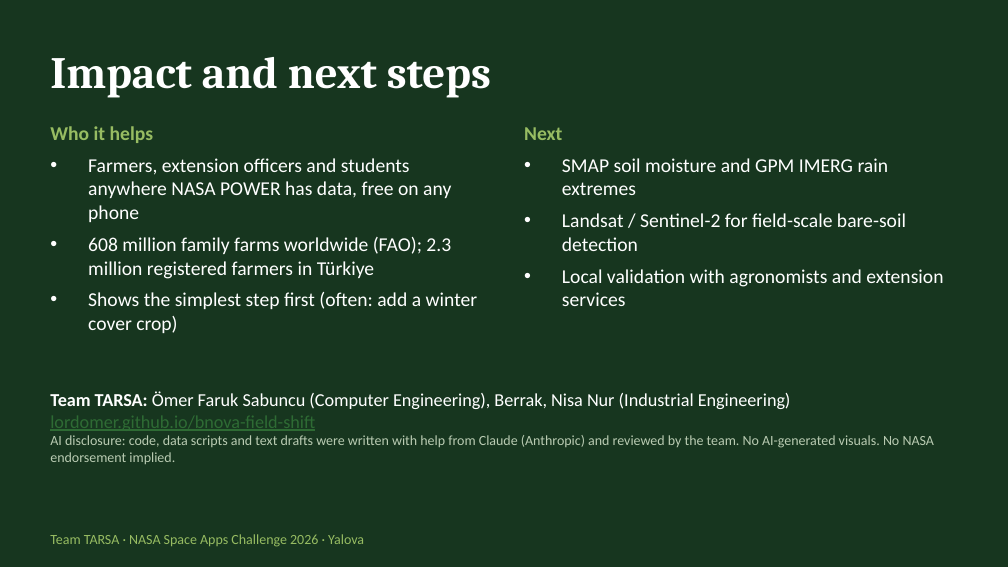
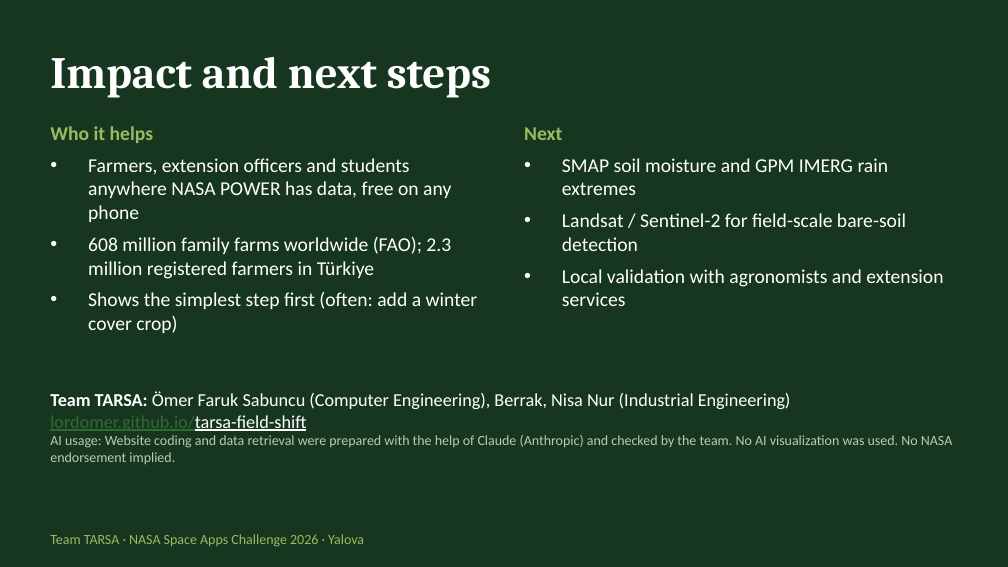
Before and after one commit to LordOmer/bnova-field-shift, a slide deck: slide 7 of presentation/FieldShift_TARSA_Pitch.pptx. Drawn at 1008x567 pixels with LibreOffice and Linux fonts; fonts in the diff are those of the drawing. Boxes give left, top, right and bottom in pixels: in the first picture for what was removed or moved away, otherwise in the second. Text is boxed around its words. In the diff, an @@ line names an element or a change of style, - is before the commit and + after.

```diff
--- a/presentation/FieldShift_TARSA_Pitch.pptx
+++ b/presentation/FieldShift_TARSA_Pitch.pptx
@@ text at bbox=[50, 415, 952, 464]: text changed @@
-lordomer.github.io/bnova-field-shift
-AI disclosure: code, data scripts and text drafts were written with help from Claude (Anthropic) and reviewed by the team. No AI-generated visuals. No NASA endorsement implied.
+lordomer.github.io/tarsa-field-shift
+AI usage: Website coding and data retrieval were prepared with the help of Claude (Anthropic) and checked by the team. No AI visualization was used. No NASA endorsement implied.
```
Also in this commit, not shown: 2 other slides changed, 7 other files.
